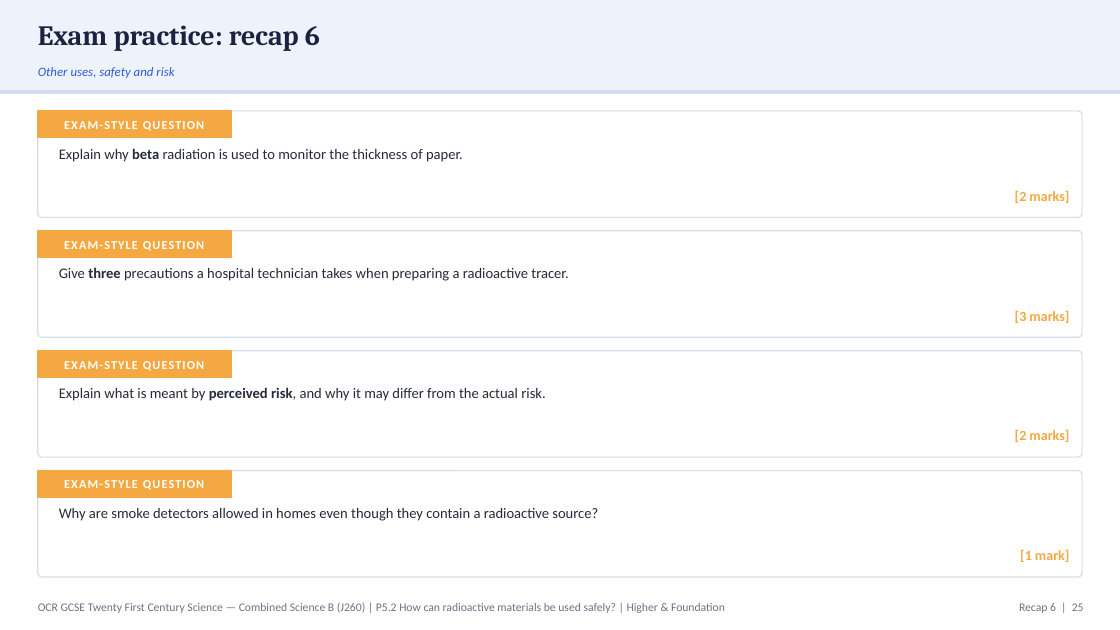
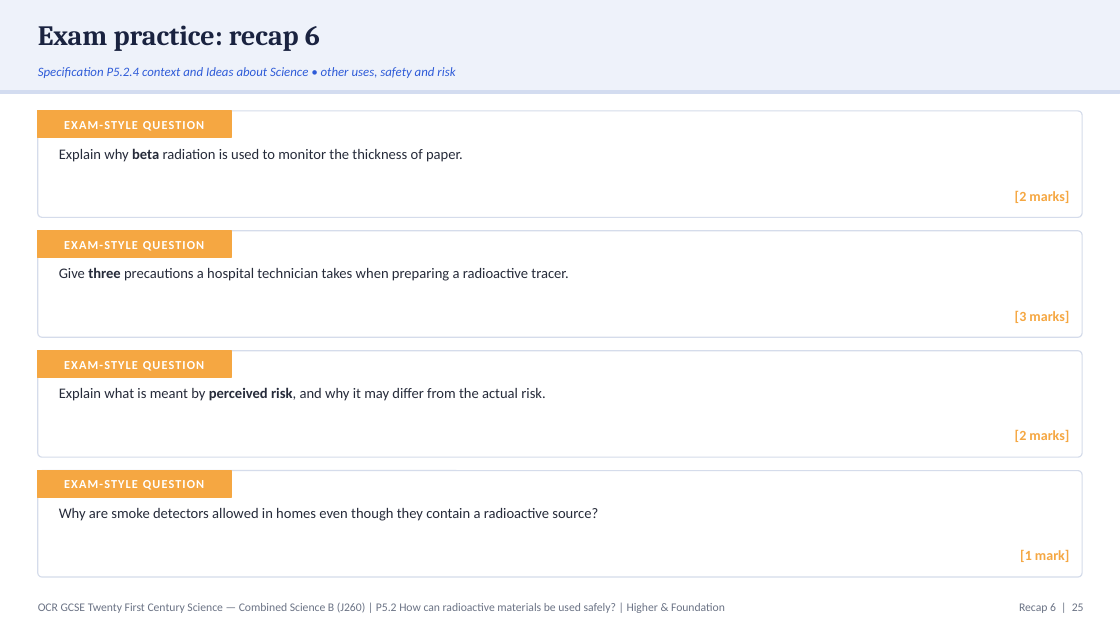
Before and after one commit to pstephenphilip-ship-it/Piri-MBBS, a slide deck: slide 25 of gcse-slides/ocr-physics/OCR21C_P5.2_UsingRadioactiveMaterialsSafely_Combined.pptx. Drawn at 1120x630 pixels with LibreOffice and Linux fonts; fonts in the diff are those of the drawing. Boxes give left, top, right and bottom in pixels: in the first picture for what was removed or moved away, otherwise in the second. Text is boxed around its words. In the diff, an @@ line names an element or a change of style, - is before the commit and + after.

```diff
--- a/gcse-slides/ocr-physics/OCR21C_P5.2_UsingRadioactiveMaterialsSafely_Combined.pptx
+++ b/gcse-slides/ocr-physics/OCR21C_P5.2_UsingRadioactiveMaterialsSafely_Combined.pptx
@@ text at [38, 67, 455, 78]: text changed @@
-Other uses, safety and risk
+Specification P5.2.4 context and Ideas about Science • other uses, safety and risk
```
Also in this commit, not shown: 12 other slides changed, 2 other files.
